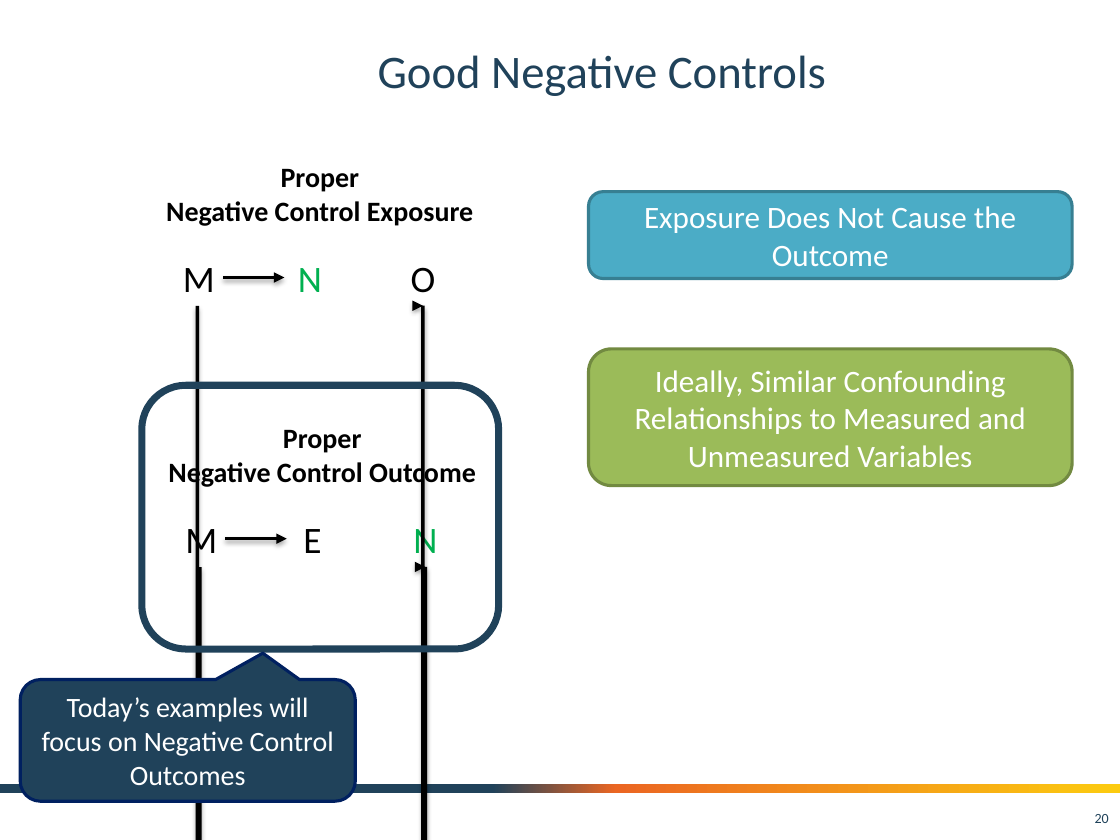
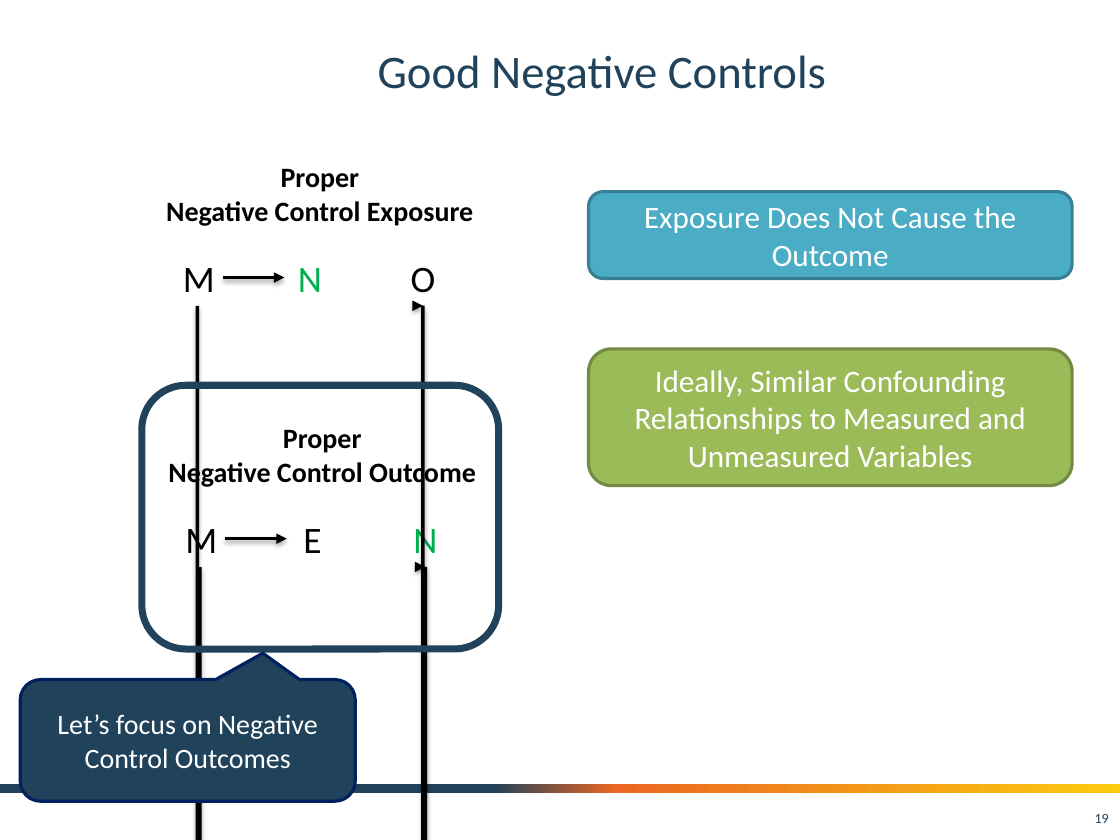
Before and after one commit to OHDSI/CommonEvidenceModel, a slide deck: slide 19 of documentation/CEM_OVERVIEW_V2.pptx (slide 20 before the commit). Drawn at 1120x840 pixels with LibreOffice and Linux fonts; fonts in the diff are those of the drawing; background and template pictures are left out. Boxes give left, top, right and bottom in pixels: in the first picture for what was removed or moved away, otherwise in the second. Text is boxed around its words. In the diff, an @@ line names an element or a change of style, - is before the commit and + after.

```diff
--- a/documentation/CEM_OVERVIEW_V2.pptx
+++ b/documentation/CEM_OVERVIEW_V2.pptx
@@ text in rounded speech box at [57,714,318,768]: text changed @@
-Today’s examples will focus on Negative Control Outcomes
+Let’s focus on Negative Control Outcomes
@@ page number at [1095,814,1109,823]: text changed @@
-20
+19
```
Also in this commit, not shown: 3 other slides changed, 1 slide added, 1 slide removed, 1 other file.
